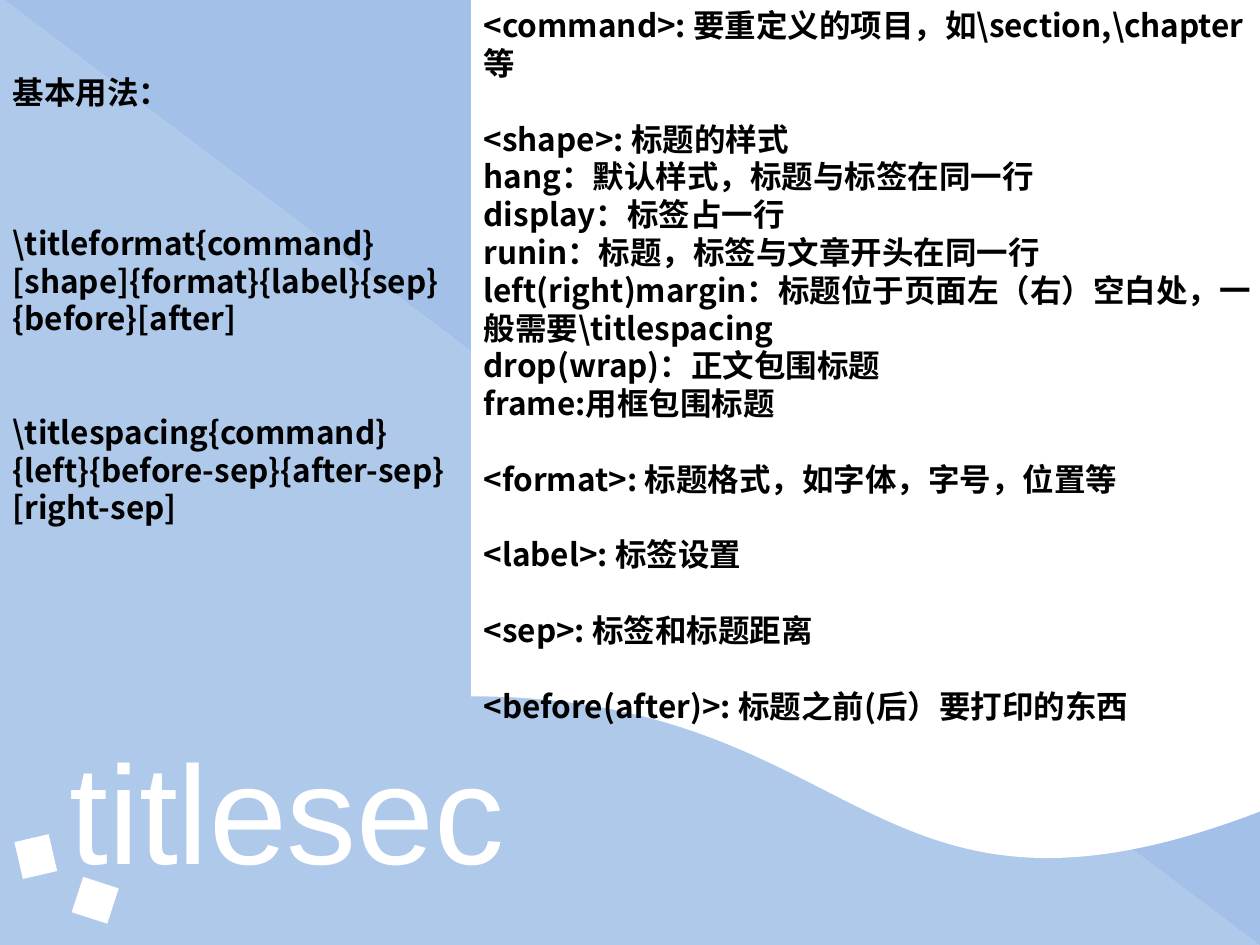
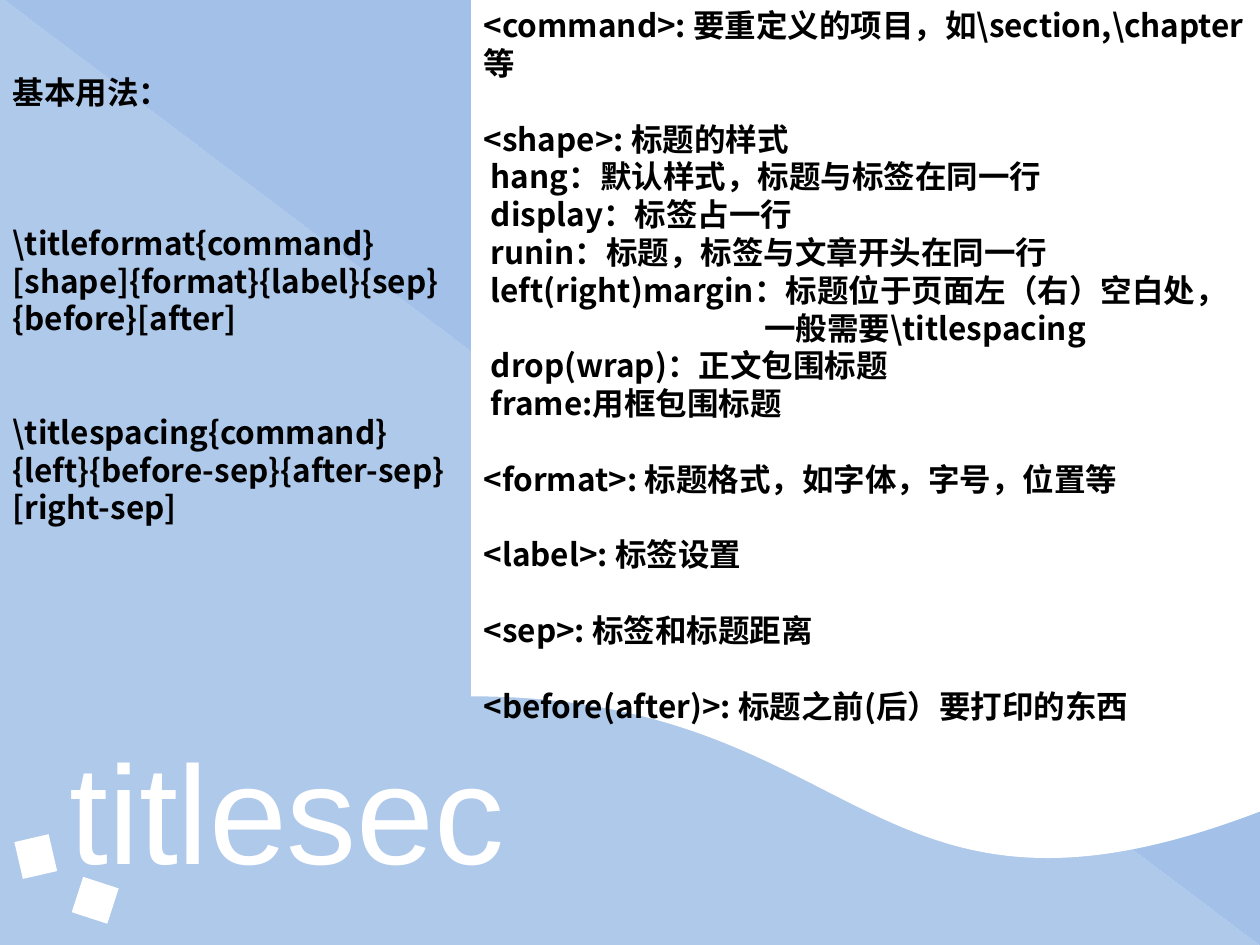
Before and after one commit to eesast/lectures, a slide deck: slide 28 of drafts/latex/常用宏包及其他高阶内容.pptx (slide 25 before the commit). Drawn at 1260x945 pixels with LibreOffice and Linux fonts; fonts in the diff are those of the drawing. Boxes give left, top, right and bottom in pixels: in the first picture for what was removed or moved away, otherwise in the second. Text is boxed around its words. In the diff, an @@ line names an element or a change of style, - is before the commit and + after.

```diff
--- a/drafts/latex/常用宏包及其他高阶内容.pptx
+++ b/drafts/latex/常用宏包及其他高阶内容.pptx
@@ text at [491,275,1227,348]: text changed @@
-left(right)margin：标题位于页面左（右）空白处，一般需要\titlespacing
+left(right)margin：标题位于页面左（右）空白处，
+一般需要\titlespacing
```
Also in this commit, not shown: 7 other slides changed, 3 slides added, 1 other file.
